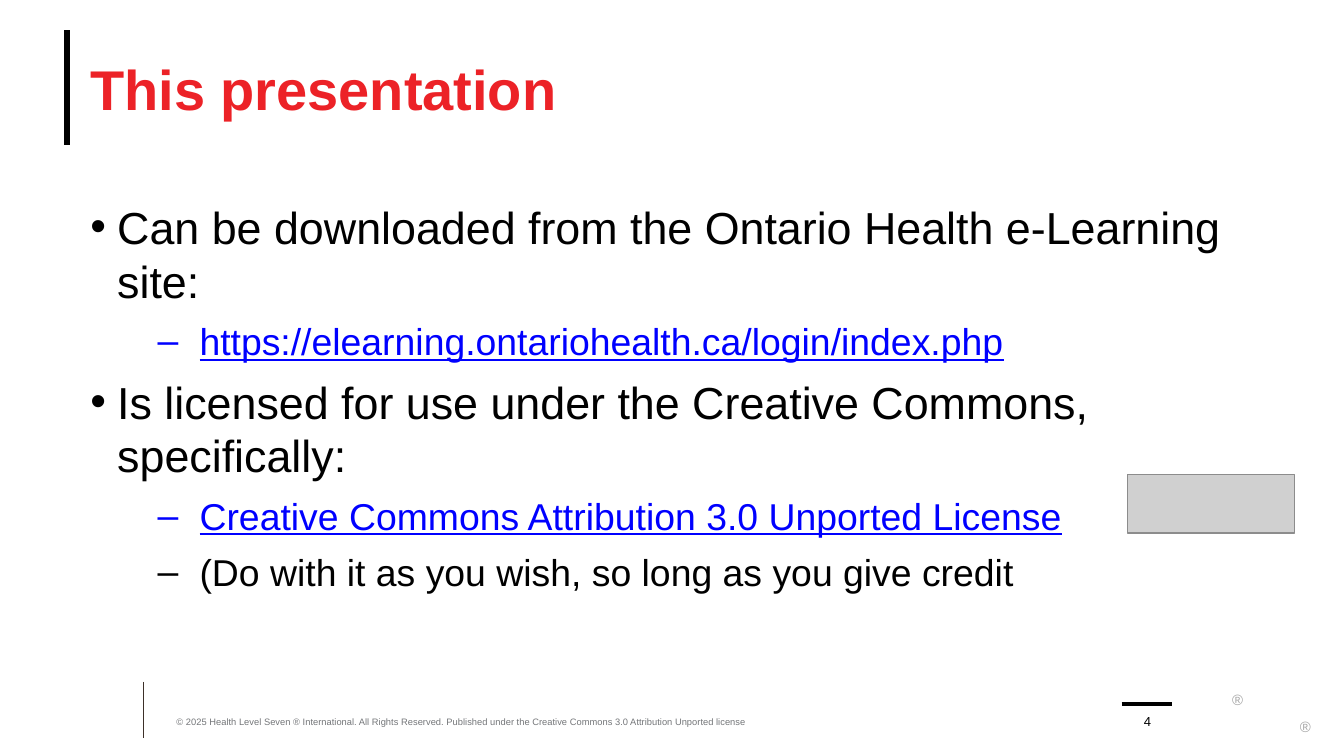
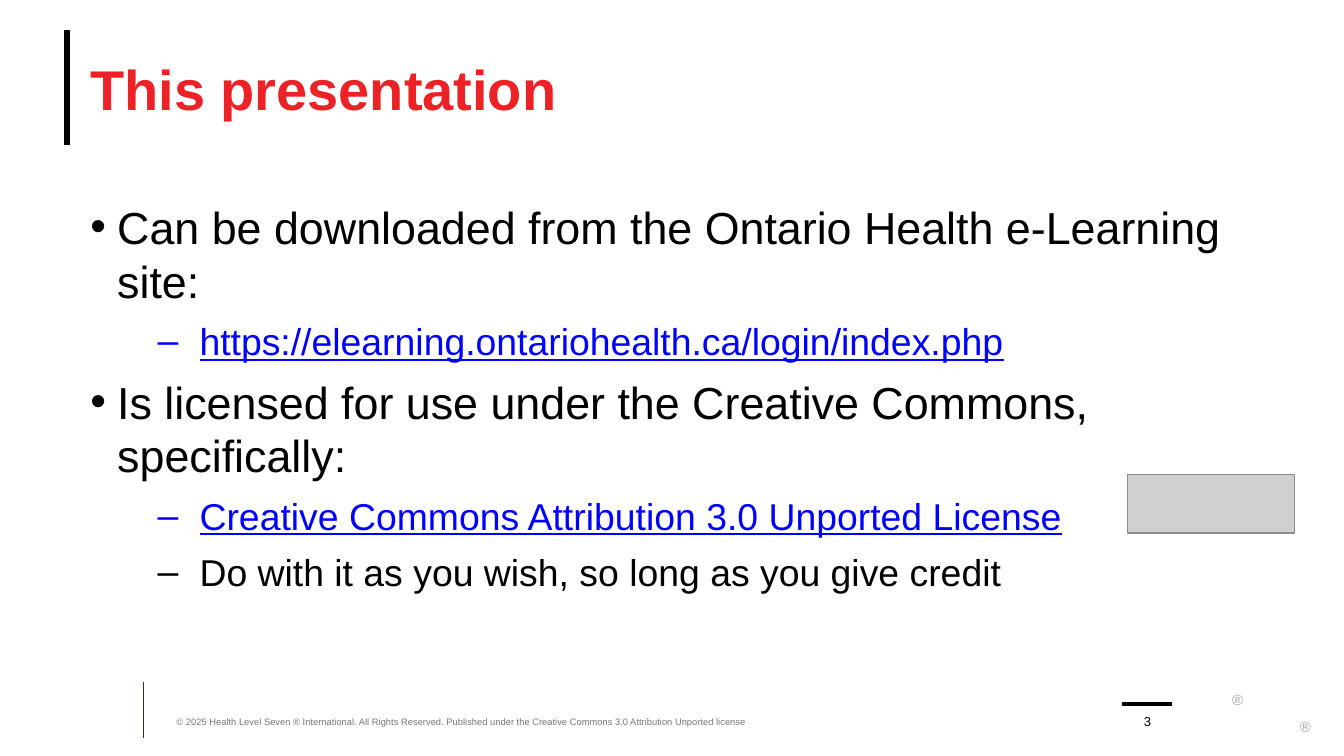
Before and after one commit to FHIR/documents, a slide deck: slide 3 of presentations/sdc/8-SDC-Modular-and-Derived-Forms.pptx (slide 4 before the commit). Drawn at 1344x756 pixels with LibreOffice and Linux fonts; fonts in the diff are those of the drawing; grey boxes stand for pictures; background and template pictures are left out. Boxes give left, top, right and bottom in pixels: in the first picture for what was removed or moved away, otherwise in the second. Text is boxed around its words. In the diff, an @@ line names an element or a change of style, - is before the commit and + after.

```diff
--- a/presentations/sdc/8-SDC-Modular-and-Derived-Forms.pptx
+++ b/presentations/sdc/8-SDC-Modular-and-Derived-Forms.pptx
@@ text at (200,559,1001,594): text changed @@
-  – (Do with it as you wish, so long as you give credit
+  – Do with it as you wish, so long as you give credit
@@ page number at (1144,717,1151,726): text changed @@
-4
+3
```
Also in this commit, not shown: 5 other slides changed, 1 slide added, 10 other files.
